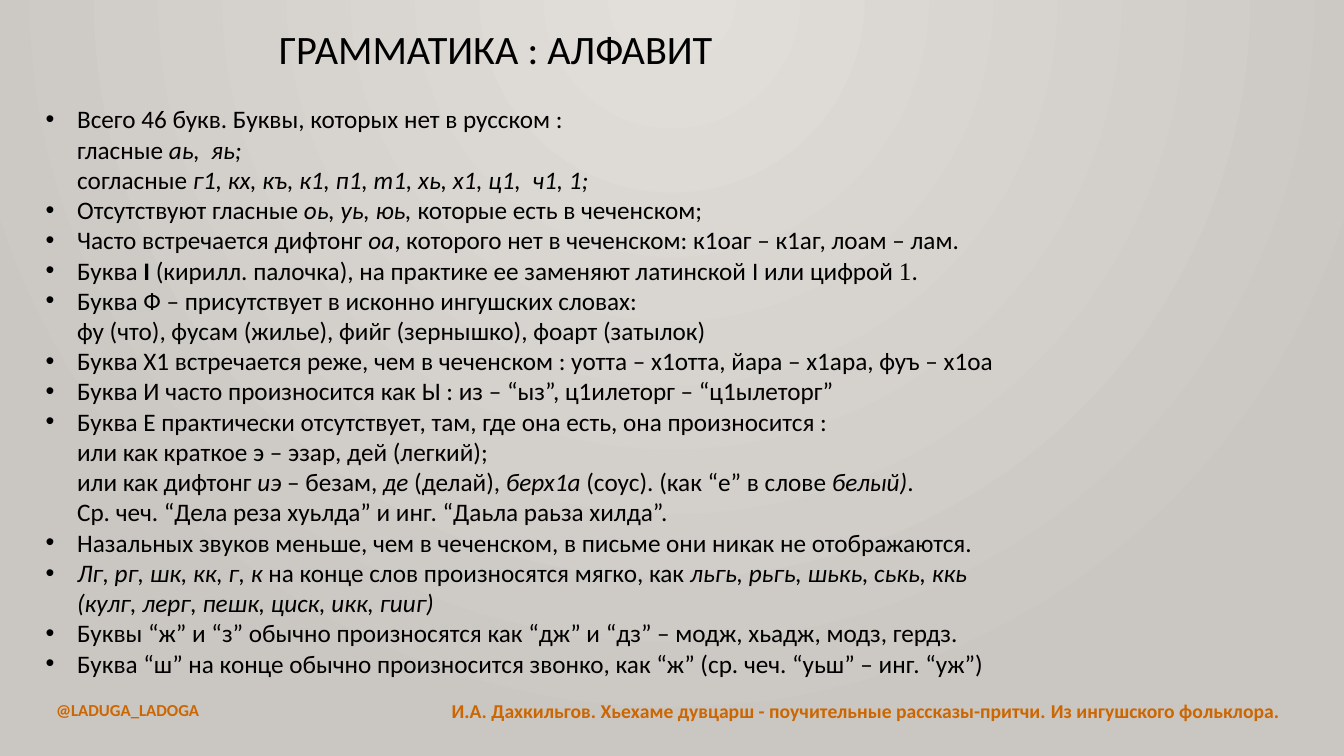
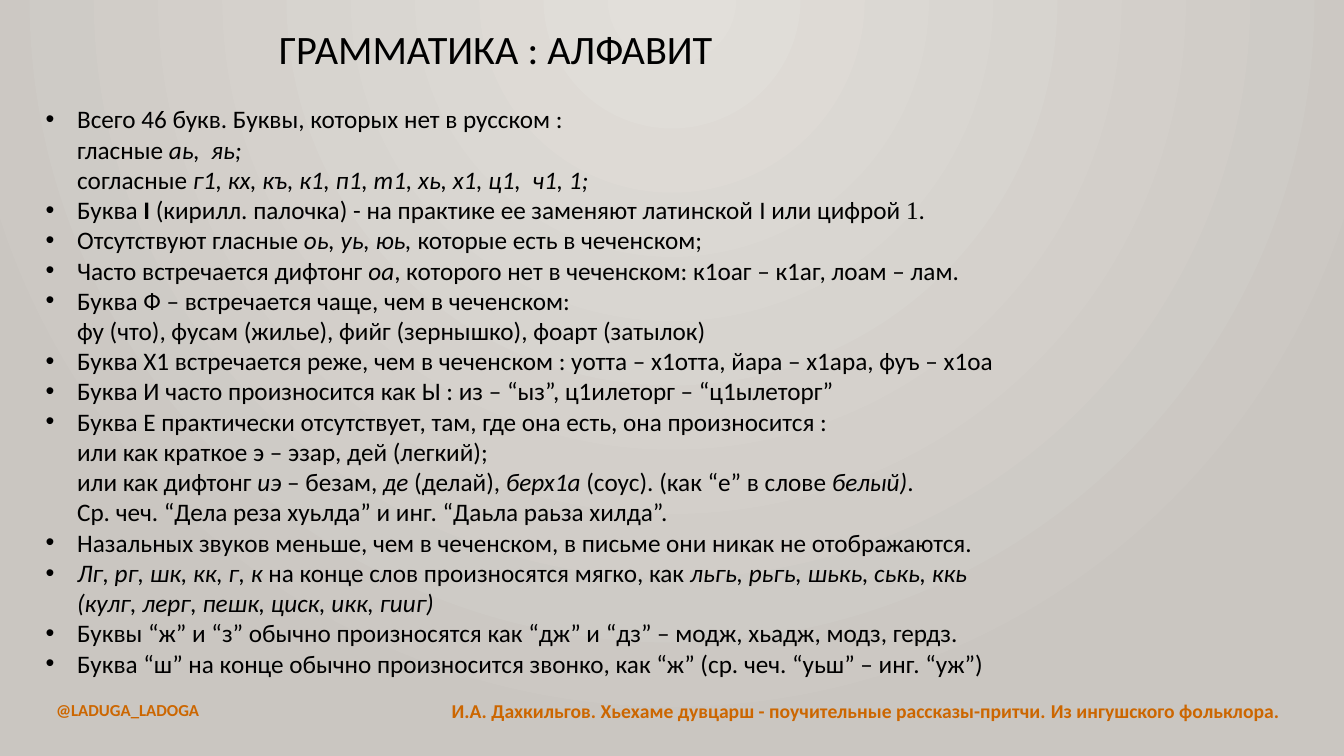
Before and after one commit to bumbari/dahkilgov, a slide deck: slide 10 of p/pptx/p_1_1.pptx. Drawn at 1344x756 pixels with LibreOffice and Linux fonts; fonts in the diff are those of the drawing. Boxes give left, top, right and bottom in pixels: in the first picture for what was removed or moved away, otherwise in the second. Text is boxed around its words. In the diff, an @@ line names an element or a change of style, - is before the commit and + after.

```diff
--- a/p/pptx/p_1_1.pptx
+++ b/p/pptx/p_1_1.pptx
@@ text at (77,201,925,223): paragraph added @@
+• Буква Ӏ (кирилл. палочка) - на практике ее заменяют латинской I или цифрой 1.
@@ text at (77,293,705,344): text changed @@
-• Буква Ӏ (кирилл. палочка), на практике ее заменяют латинской I или цифрой 1.
-• Буква Ф – присутствует в исконно ингушских словах:
-  фу (что), фусам (жилье), фийг (зернышко), фоарт (затылок)
+• Буква Ф – встречается чаще, чем в чеченском:
+  фу (что), фусам (жилье), фийг (зернышко), фоарт (затылок)
```
Also in this commit, not shown: 1 other file.
